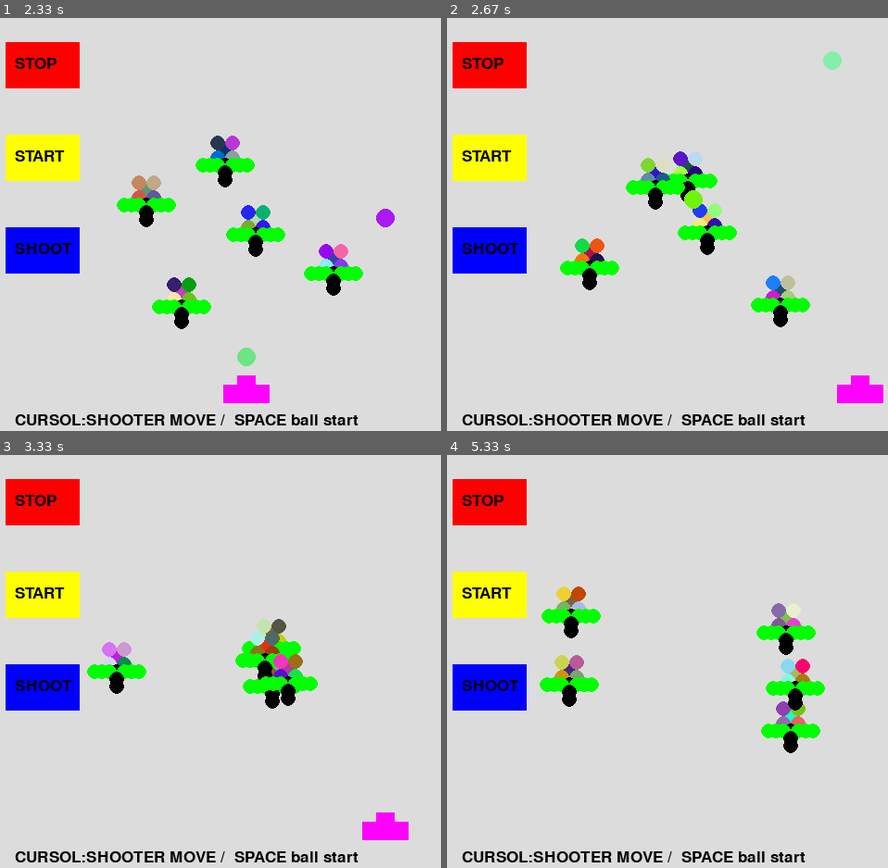
Above: before the commit, frames 1-4 (two rows, left to right).
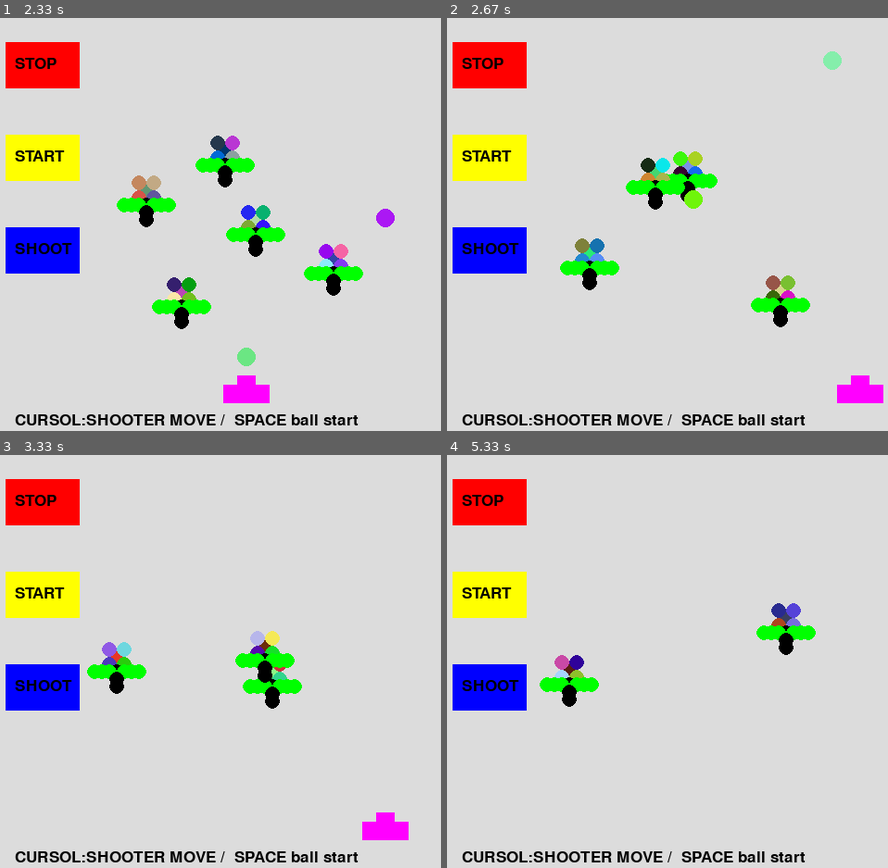
Above: after the commit, the same moments.

Repository: snc29654/pygame
Game: pygame game, started from invador_scenario.py
Two runs of this game, one before a commit and one after it. Both use one fixed random seed, a clock stepped at 60 frames per second and the inputs below.
Inputs:
- Up to frame 1 (2.33 s): hold Right 0.33-0.8 s; hold Right 0.83-1.3 s; tap Space at 0.9, 1.2, 1.4, 1.7, 1.97, 2.27 s; hold Left 1.33-1.87 s; hold Left 1.9-2.3 s
- Up to frame 2 (2.67 s): hold Right from 2.33 s (still down); tap Space at 2.4 s
- Up to frame 3 (3.33 s): tap Space at 2.7, 3.07 s; release Right at 2.97 s; hold Left from 3 s (still down)
- Up to frame 4 (5.33 s): tap Space at 3.37, 3.57, 3.87, 4.07, 4.37 s; release Left at 3.47 s; hold Right 3.5-3.97 s; hold Right 4-4.47 s; click "STOP" at 5.12 s

Frame 1 is identical in both runs. In frame 2, 2.0% of the frame differs, in the area x 28-79%, y 32-68%; in frame 3, 1.7%; in frame 4, 3.1%, in the area x 21-86%, y 31-73%.

Commit message:
追撃の論理修正

Diff:
--- a/invador_scenario.py
+++ b/invador_scenario.py
@@ -63,10 +63,11 @@
         sys.exit()
 
     def hit_check(self):
-        for i in range(TARGET_COUNT):
-            if(((self.bxt[i]>(self.x[i]-self.target_size-10))and(self.bxt[i]<(self.x[i]+self.target_size+10)))
-             and((self.byt[i]>(self.y[i]-10))and(self.byt[i]<(self.y[i]+10)))):
-                self.hit[i]=1
+        for j in range(10):
+            for i in range(TARGET_COUNT):
+                if(((self.bxt[j]>(self.x[i]-self.target_size-10))and(self.bxt[j]<(self.x[i]+self.target_size+10)))
+                and((self.byt[j]>(self.y[i]-10))and(self.byt[j]<(self.y[i]+10)))):
+                    self.hit[i]=1
 
     def all_hit(self):
         for i in range(TARGET_COUNT):
